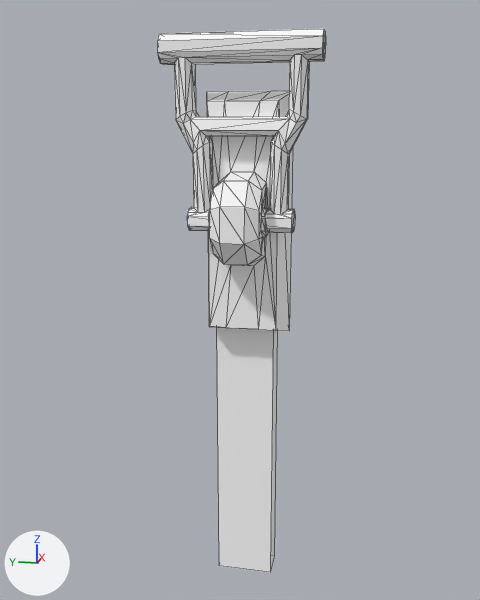
The FBX model Space Terminator/Assets/Art Assets/Props/Lever.fbx as it was, and as the next commit left it.
Both versions are drawn from a 50 mm lens placed at (9.337, 16.077, 1.491), pointed at (11.291, 16.468, 1.002). Arrows for +X, +Y and +Z are at lower left; the lights stay in place. Mesh edges are drawn as thin lines. Where no turn or scale is listed for an object, it has been applied to the vertices.

Before the edit, the objects in view are built like this:
```python
me_mesh = bpy.data.meshes.new('Mesh')
me_mesh.from_pydata(...)  # a box spanning x -0.047..0.047, y -0.091..0.091, z 0.0..1.476
me_mesh.materials.append(mat_material__3)  # white #ffffff
me_mesh_001 = bpy.data.meshes.new('Mesh.001')
me_mesh_001.from_pydata(...)  # 64 vertices, 124 faces; spans x -0.104..0.154, y -0.131..0.131, z -0.367..0.367
me_mesh_001.materials.append(mat_material__3)  # white #ffffff
me_mesh_002 = bpy.data.meshes.new('Mesh.002')
me_mesh_002.from_pydata(...)  # 128 vertices, 260 faces; spans x -0.043..0.043, y -0.227..0.227, z -0.031..0.513
me_mesh_002.materials.append(mat_material__3)  # white #ffffff
ob_box008 = bpy.data.objects.new('Box008', me_mesh)
ob_box008.location = (11.373, 16.458, 0.032)
ob_cylinder015 = bpy.data.objects.new('Cylinder015', me_mesh_001)
ob_cylinder015.location = (11.221, 16.455, 1.254)
ob_lever002 = bpy.data.objects.new('Lever002', me_mesh_002)
ob_lever002.location = (11.246, 16.455, 1.254)
```
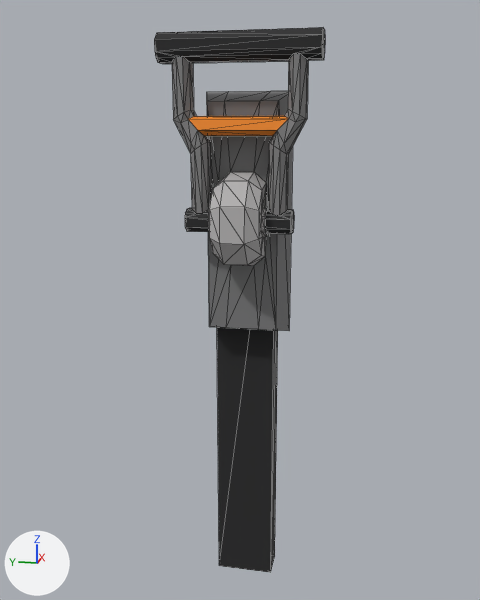
The change, as a list of edits to the scene's bpy script:
```text
Add img_box008_textures_png:
    img_box008_textures_png = load_image('Box008 Textures.png', 'Textures/Box008 Textures.png', 1024, 1024, 'sRGB')
Add img_object039_texture_png:
    img_object039_texture_png = load_image('Object039 Texture.png', 'Textures/Object039 Texture.png', 1024, 1024, 'sRGB')
Add mat_material__638:
    mat_material__638 = principled_material('Material #638')
    mat_material__638.texture = img_box008_textures_png
    mat_material__638.roughness = 0.859
Add mat_material__639:
    mat_material__639 = principled_material('Material #639')
    mat_material__639.texture = img_object039_texture_png
    mat_material__639.roughness = 0.859
Change me_mesh:
    used by ob_box008; location = (11.373, 16.458, 0.032)
    remove me_mesh.from_pydata(...)  # 8 vertices, 6 faces; spans x -0.047..0.047, y -0.091..0.091, z 0.0..1.476
    remove me_mesh.materials.append(mat_material__3)  # white #ffffff
    add me_mesh.from_pydata(...)  # 72 vertices, 136 faces; spans x -0.256..0.047, y -0.135..0.128, z 0.0..1.59
    me_mesh part 1: a new loose piece of 64 vertices spanning x -0.256..0.002, y -0.135..0.128, z 0.855..1.59, in mat_material__638 (picture img_box008_textures_png)
    me_mesh part 2
    6 faces are deleted
    12 new faces join them
    add me_mesh.materials.append(mat_material__638)  # picture img_box008_textures_png
Add me_mesh_001_1:
    me_mesh_001_1.from_pydata(...)  # 128 vertices, 260 faces; spans x -0.043..0.043, y -0.227..0.227, z -0.031..0.514
    me_mesh_001_1.materials.append(mat_material__639)  # picture img_object039_texture_png
Remove ob_cylinder015:
    ob_cylinder015 = bpy.data.objects.new('Cylinder015', me_mesh_001)
    ob_cylinder015.location = (11.221, 16.455, 1.254)
Remove ob_lever002:
    ob_lever002 = bpy.data.objects.new('Lever002', me_mesh_002)
    ob_lever002.location = (11.246, 16.455, 1.254)
Add ob_object039:
    ob_object039 = bpy.data.objects.new('Object039', me_mesh_001_1)
    ob_object039.location = (11.222, 16.455, 1.253)
```

Pixel boxes (x1, y1, x2, y2) of what changed, in the pictures (480 x 600 px):
'Box008', reshaped: before (217, 327, 278, 572); after (207, 91, 293, 572)
'Cylinder015', deleted: before (207, 91, 293, 331)
'Object039', added: after (154, 27, 325, 234)
'Lever002', deleted: before (157, 29, 326, 233)
part 1 of me_mesh, added: after (207, 91, 293, 331)
part 2 of me_mesh, built on: (217, 327, 278, 572) in both
